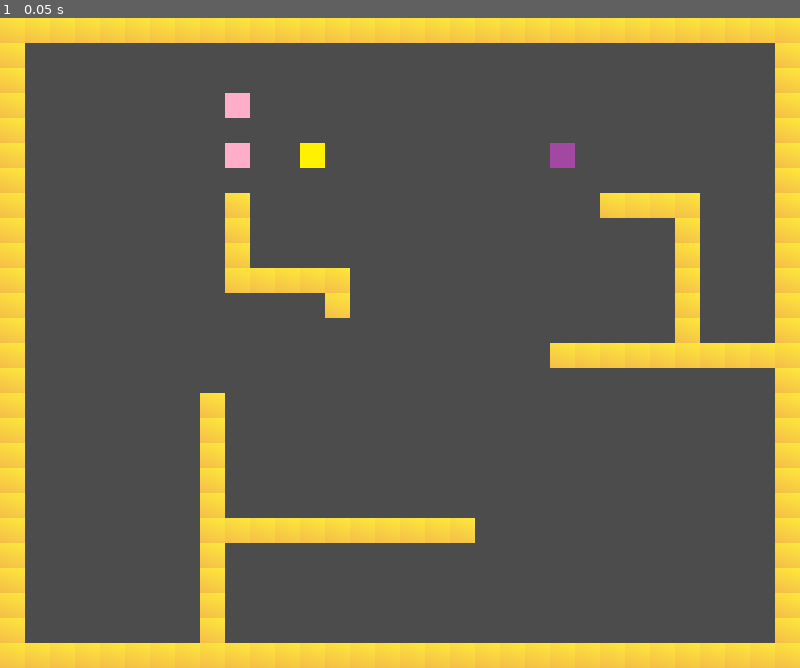
Above: before the commit, frame 1.
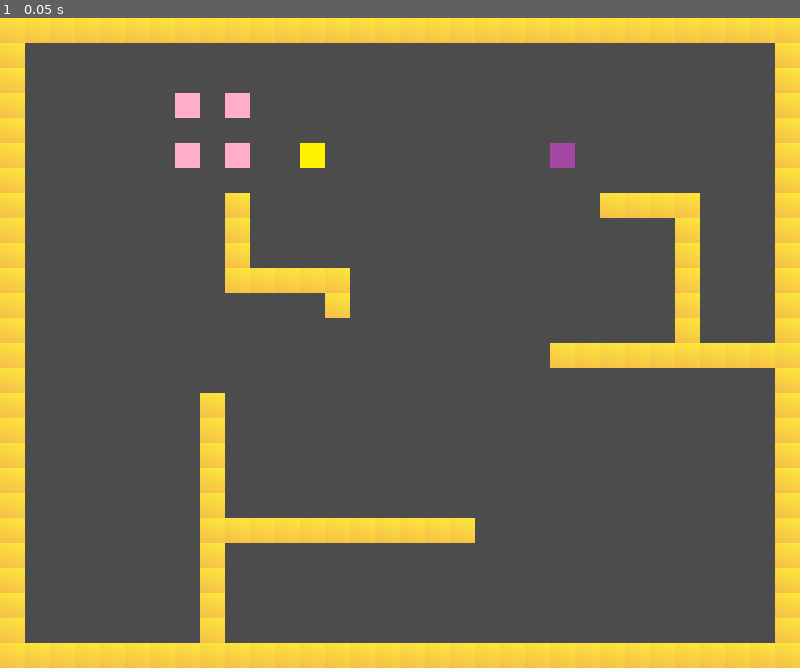
Above: after the commit, the same moment.

Repository: JacobBas/gmtk2021-godot
Game: Godot game, scene res://refactorme/SandboxLevel_Brad.tscn
Two runs of this game, one before a commit and one after it. Both use one fixed random seed, a clock stepped at 60 frames per second and the inputs below. This scene is started directly instead of the project's main scene.
Inputs:
- Up to frame 1 (0.05 s): no input

The runs differ from the first frame. In frame 1, 0.2% of the frame differs, in the area x 21-25%, y 11-24%.

Commit message:
small fixes

Diff:
--- a/refactorme/SandboxLevel_Brad.tscn
+++ b/refactorme/SandboxLevel_Brad.tscn
@@ -80,6 +80,12 @@
 [node name="Sticky_Box2" parent="Sticky_Boxes" instance=ExtResource( 7 )]
 position = Vector2( 304, 112 )
 
+[node name="Sticky_Box3" parent="Sticky_Boxes" instance=ExtResource( 7 )]
+position = Vector2( 240, 112 )
+
+[node name="Sticky_Box4" parent="Sticky_Boxes" instance=ExtResource( 7 )]
+position = Vector2( 240, 176 )
+
 [node name="Arrow_Player" parent="." instance=ExtResource( 4 )]
 position = Vector2( 720, 176 )
 
--- a/refactorme/Sticky_Block.gd
+++ /dev/null
@@ -1,16 +0,0 @@
-extends Area2D
-
-
-# Declare member variables here. Examples:
-# var a = 2
-# var b = "text"
-
-
-# Called when the node enters the scene tree for the first time.
-func _ready():
-	pass # Replace with function body.
-
-
-# Called every frame. 'delta' is the elapsed time since the previous frame.
-#func _process(delta):
-#	pass
--- a/refactorme/Sticky_Block.tscn
+++ /dev/null
@@ -1,10 +0,0 @@
-[gd_scene load_steps=3 format=2]
-
-[ext_resource path="res://refactorme/files/pinkbox.png" type="Texture" id=1]
-[ext_resource path="res://refactorme/Sticky_Block.gd" type="Script" id=2]
-
-[node name="Sticky_Block" type="Node2D"]
-
-[node name="Sprite" type="Sprite" parent="."]
-texture = ExtResource( 1 )
-script = ExtResource( 2 )
--- a/refactorme/Sticky_Box.tscn
+++ b/refactorme/Sticky_Box.tscn
@@ -1,13 +1,11 @@
-[gd_scene load_steps=4 format=2]
+[gd_scene load_steps=3 format=2]
 
-[ext_resource path="res://refactorme/Sticky_Block.gd" type="Script" id=1]
 [ext_resource path="res://refactorme/files/pinkbox.png" type="Texture" id=2]
 
 [sub_resource type="RectangleShape2D" id=1]
 extents = Vector2( 16, 16 )
 
 [node name="Sticky_Box" type="Area2D"]
-script = ExtResource( 1 )
 
 [node name="Sprite" type="Sprite" parent="."]
 texture = ExtResource( 2 )
